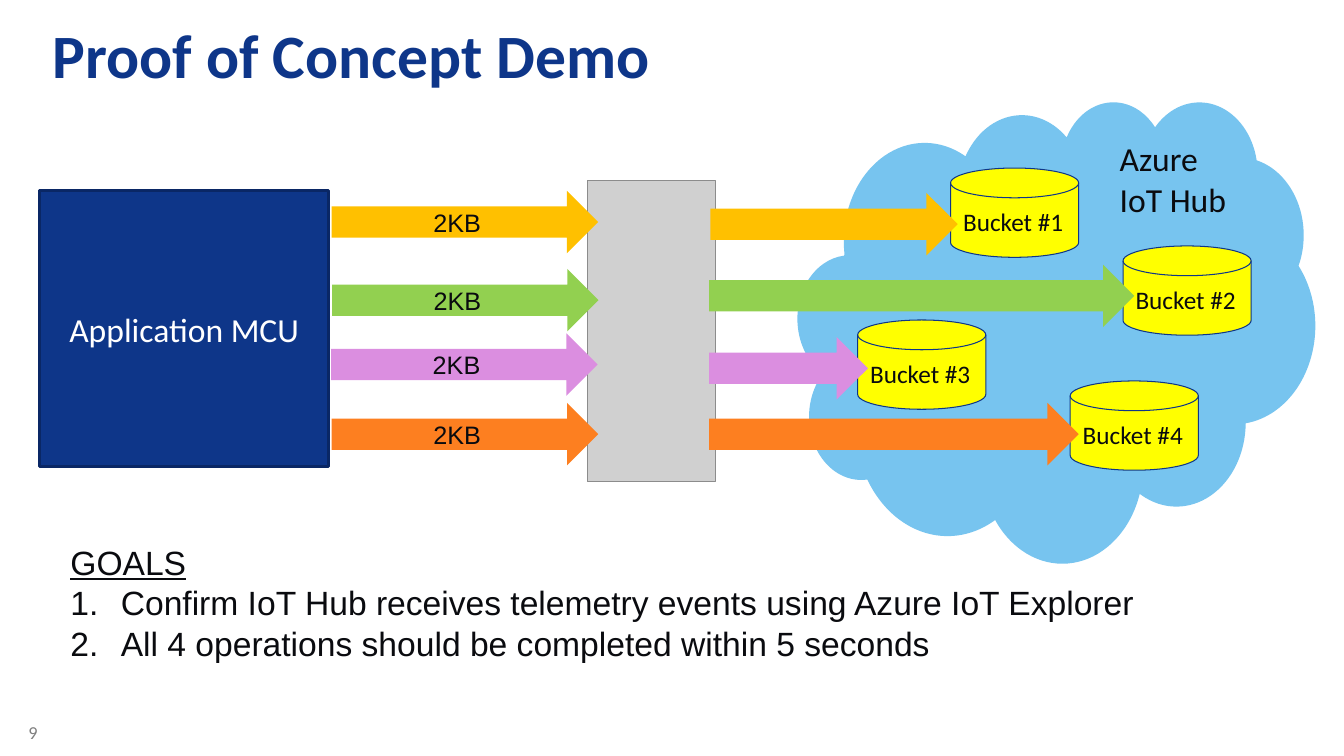
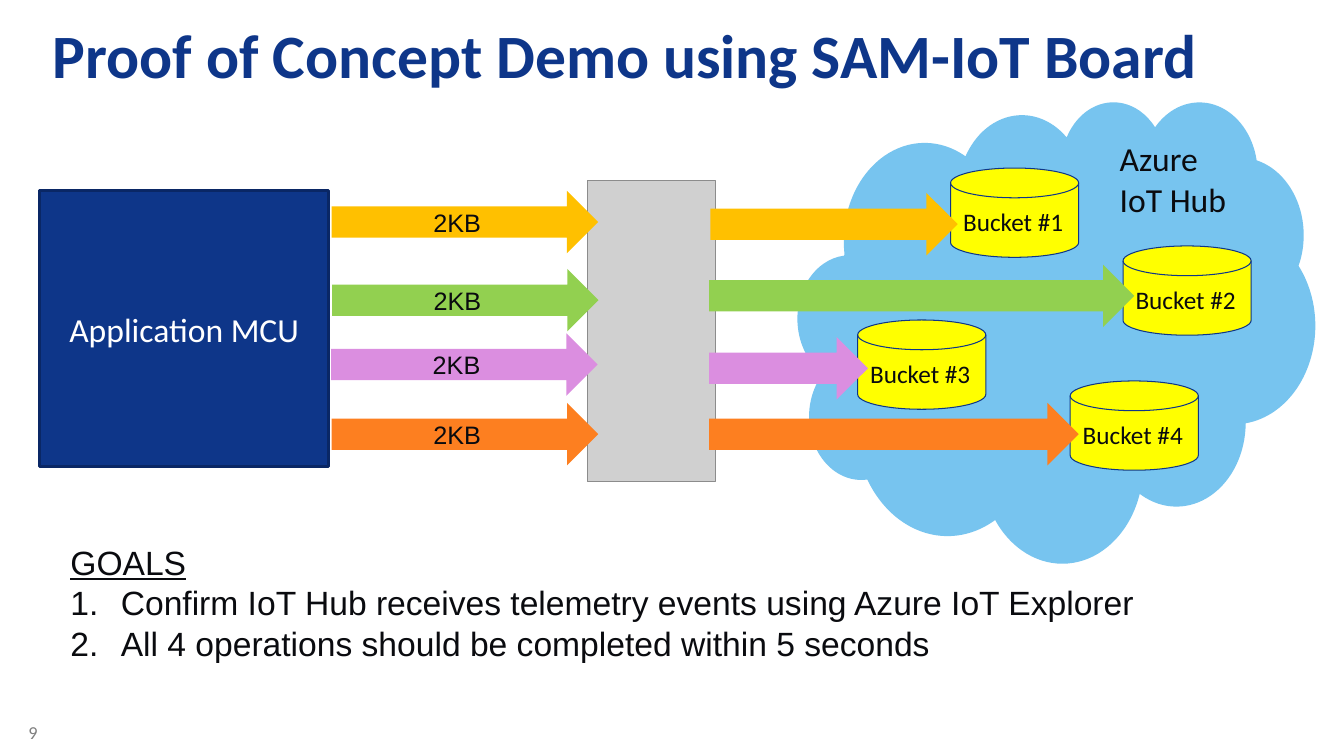
Before and after one commit to daisukeiot/Microchip-SAM-IoT-Wx-1, a slide deck: slide 9 of AO-Smith-MSFT-MCHP-r6.pptx. Drawn at 1344x756 pixels with LibreOffice and Linux fonts; fonts in the diff are those of the drawing; grey boxes stand for pictures; background and template pictures are left out. Boxes give left, top, right and bottom in pixels: in the first picture for what was removed or moved away, otherwise in the second. Text is boxed around its words. In the diff, an @@ line names an element or a change of style, - is before the commit and + after.

```diff
--- a/AO-Smith-MSFT-MCHP-r6.pptx
+++ b/AO-Smith-MSFT-MCHP-r6.pptx
@@ title at (53, 34, 1196, 89): text changed @@
-Proof of Concept Demo
+Proof of Concept Demo using SAM-IoT Board
```
Also in this commit, not shown: 2 other slides changed.
